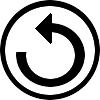
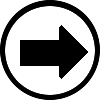
Two versions of the same layered image (100x100). Layer-by-layer changes:
added layer "Next" above "WaitHand" over left=20, top=25, right=88, bottom=79
added layer "Button copy #2" above "Button" over left=0, top=0, right=100, bottom=100
painted on "Button" over left=5, top=6, right=95, bottom=95
